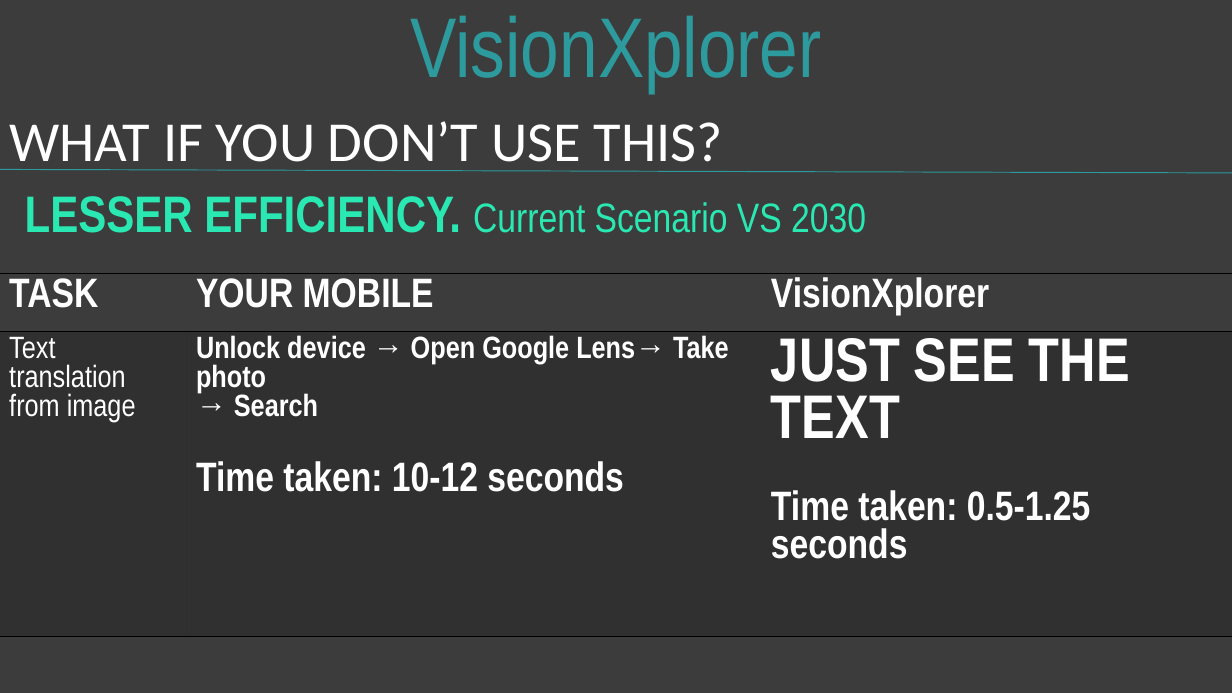
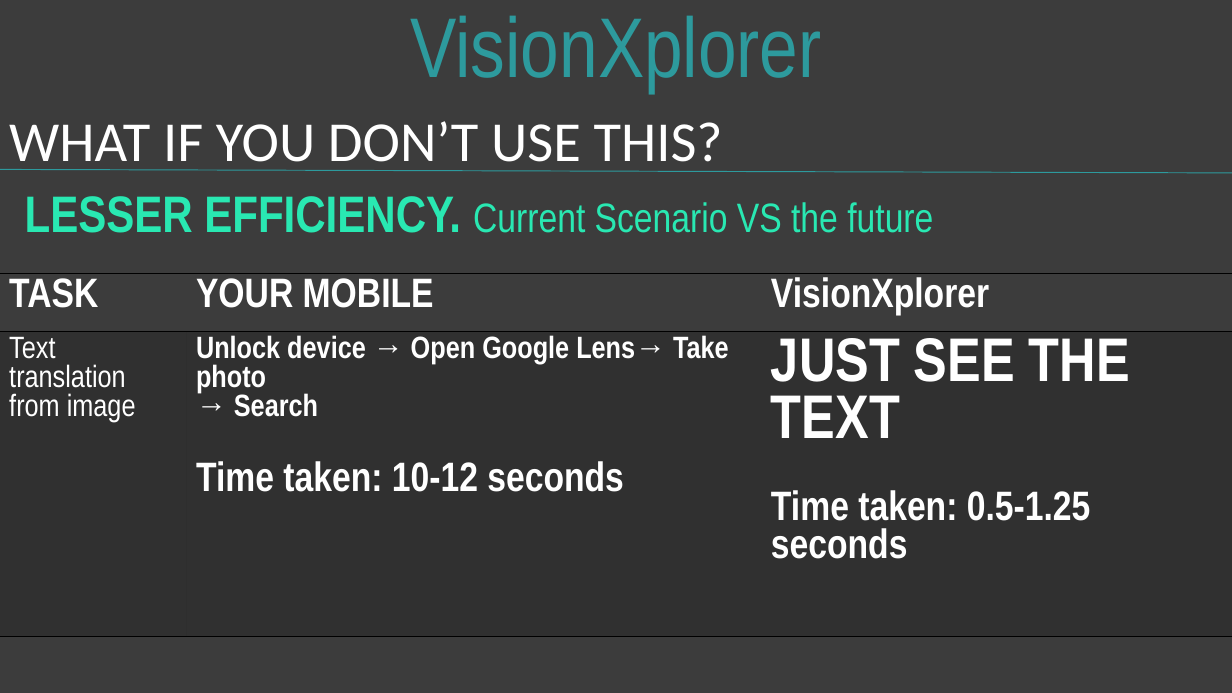
Before and after one commit to Soumyajit01/VisionXplorer, a slide deck: slide 5 of visionXplorer ppt files/visionXplorer.pptx. Drawn at 1232x693 pixels with LibreOffice and Linux fonts; fonts in the diff are those of the drawing. Boxes give left, top, right and bottom in pixels: in the first picture for what was removed or moved away, otherwise in the second. Text is boxed around its words. In the diff, an @@ line names an element or a change of style, - is before the commit and + after.

```diff
--- a/visionXplorer ppt files/visionXplorer.pptx
+++ b/visionXplorer ppt files/visionXplorer.pptx
@@ text at (x1=25, y1=196, x2=933, y2=233): text changed @@
-LESSER EFFICIENCY. Current Scenario VS 2030
+LESSER EFFICIENCY. Current Scenario VS the future
```
Also in this commit, not shown: 3 other slides changed.
